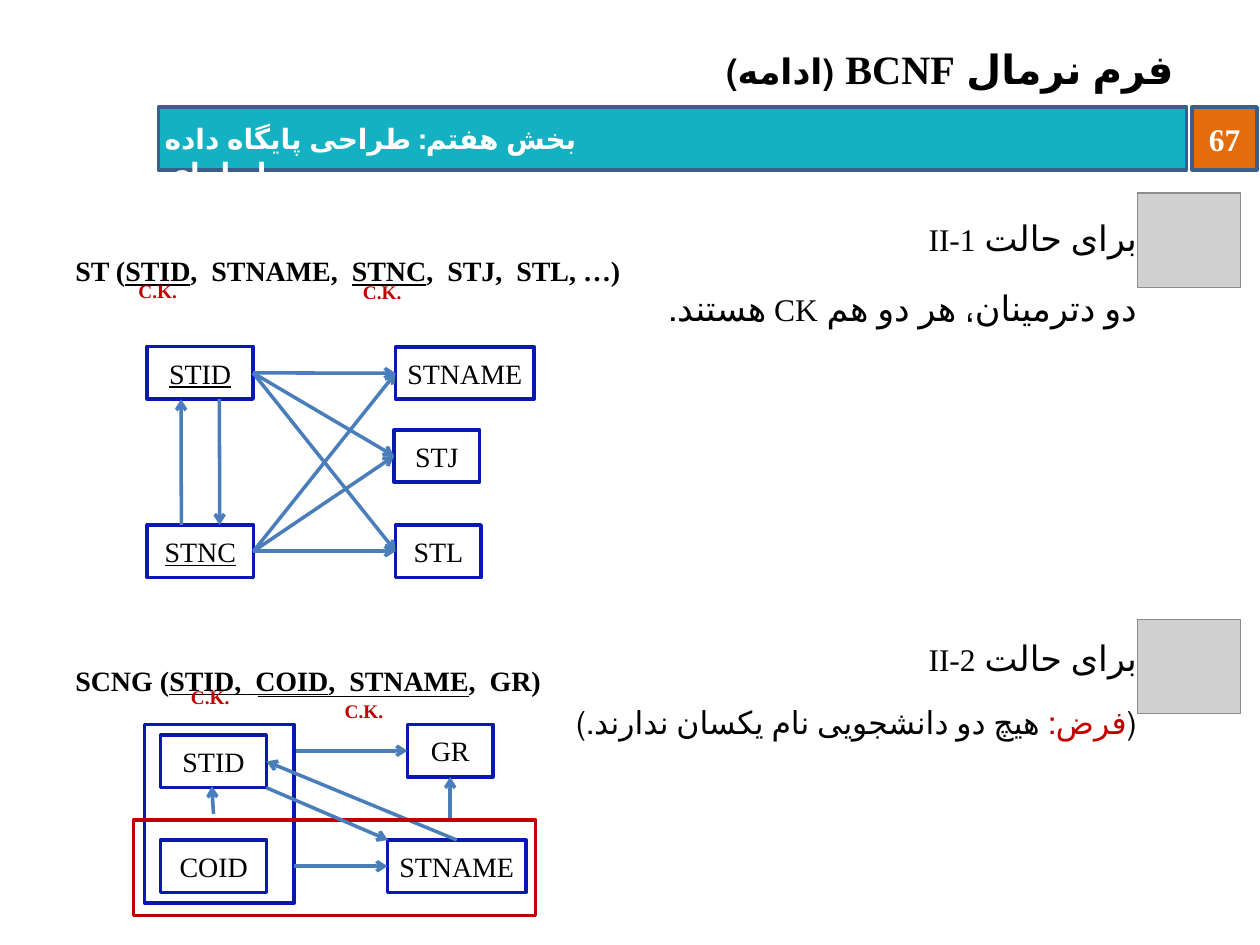
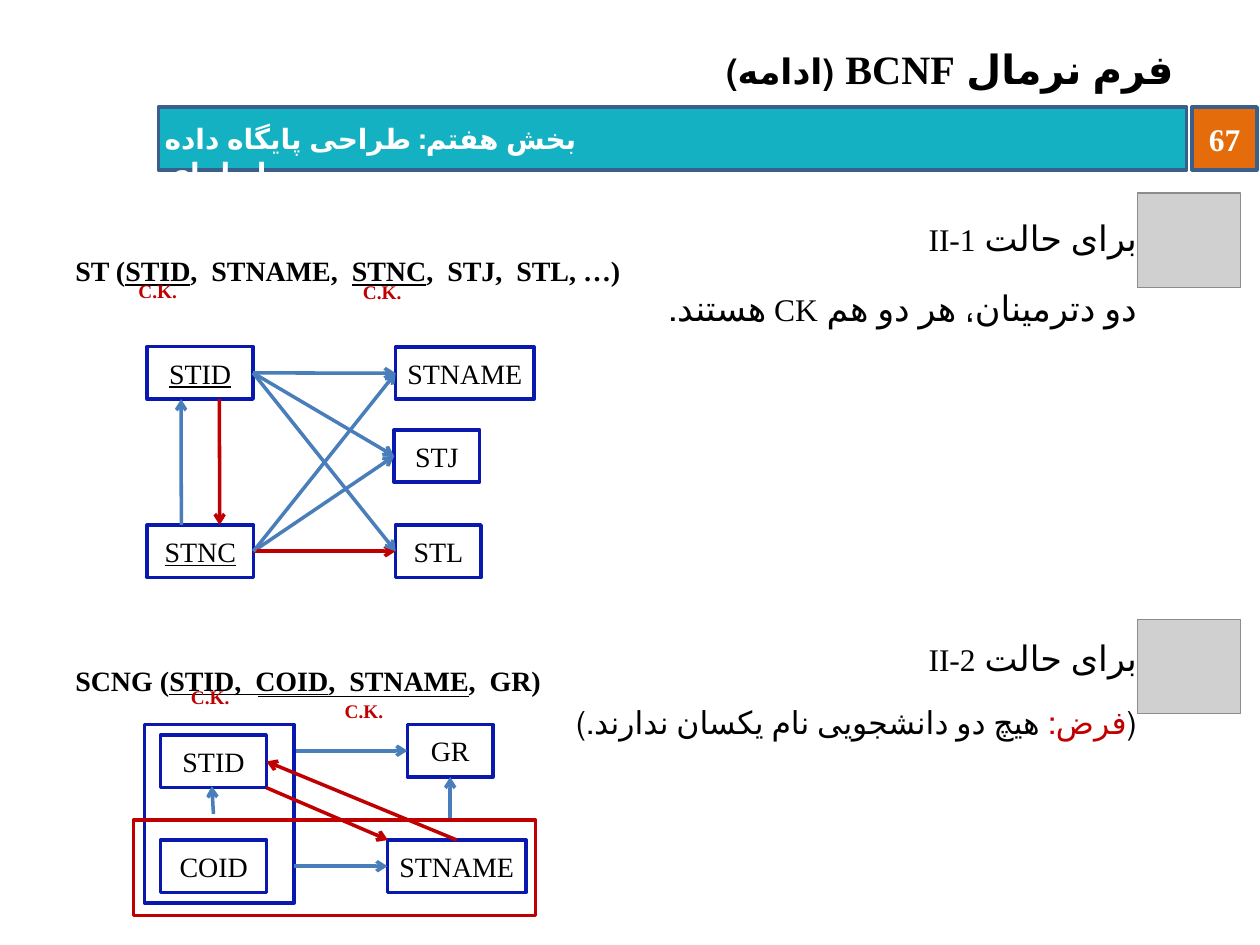
Before and after one commit to behnamhatami/DB-Slides, a slide deck: slide 67 of 7-DB-RDBDesign.pptx. Drawn at 1260x945 pixels with LibreOffice and Linux fonts; fonts in the diff are those of the drawing; grey boxes stand for pictures; background and template pictures are left out. Boxes give left, top, right and bottom in pixels: in the first picture for what was removed or moved away, otherwise in the second. Text is boxed around its words. In the diff, an @@ line names an element or a change of style, - is before the commit and + after.

Commit message:
Slide 7: Pages 48-69 Revised (Dr. Roohani Objections)

```diff
--- a/7-DB-RDBDesign.pptx
+++ b/7-DB-RDBDesign.pptx
@@ arrow (219, 399) - (219, 525): stroke #4B7EBC 2 pt to #C00000 2 pt @@
@@ arrow (253, 552) - (396, 552): stroke #4B7EBC 2 pt to #C00000 2 pt @@
@@ arrow (457, 840) - (266, 761): stroke #4B7EBC 2 pt to #C00000 2 pt @@
@@ arrow (266, 788) - (388, 840): stroke #4B7EBC 2 pt to #C00000 2 pt @@
```
Also in this commit, not shown: 7 other slides changed.
